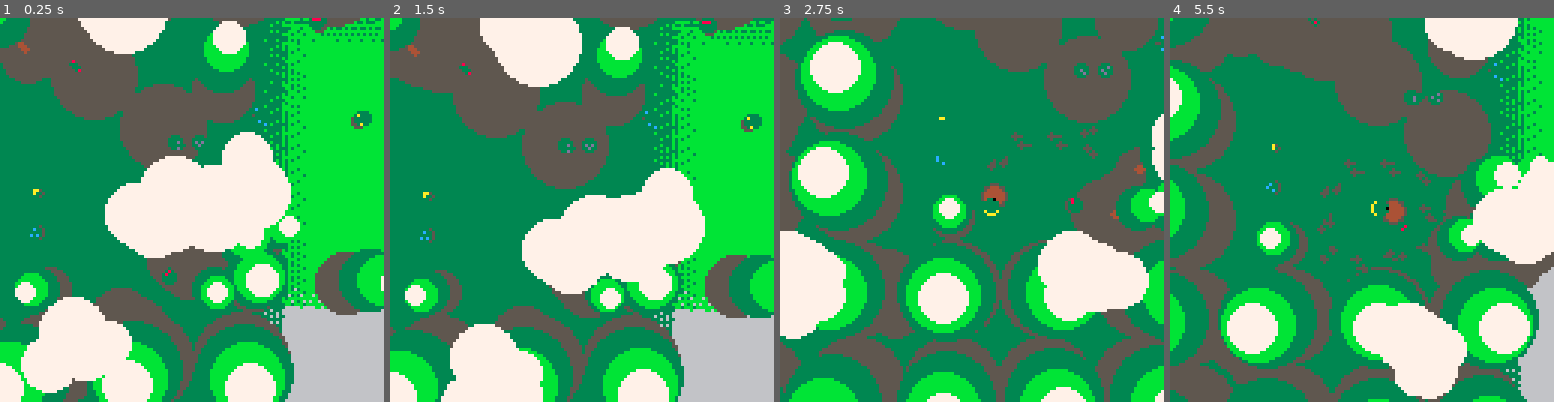
Above: before the commit, frames 1-4 (left to right).
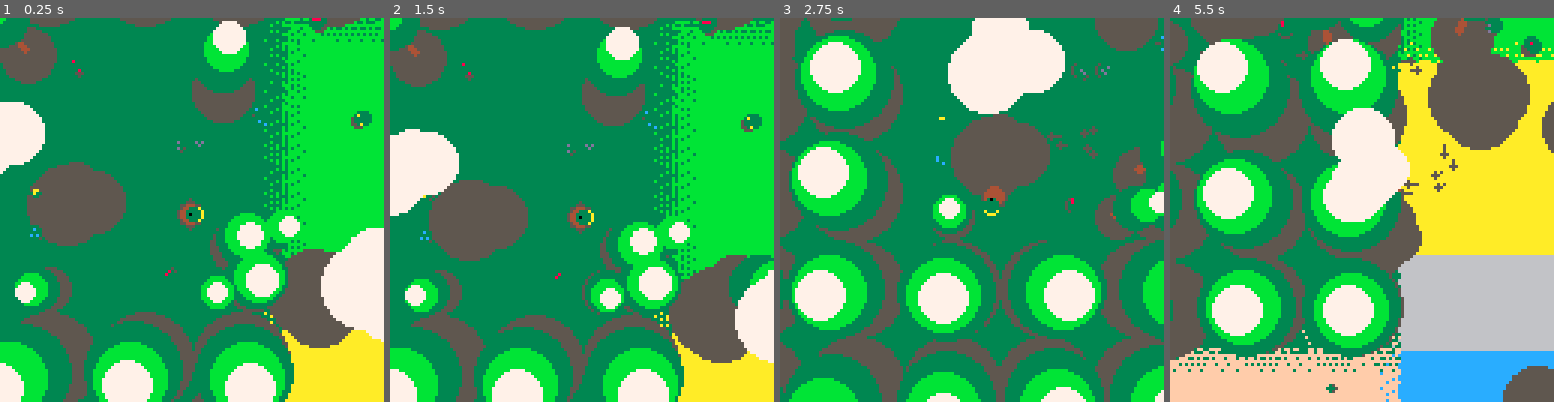
Above: after the commit, the same moments.

Repository: seleb/DuckDuckOnTheLoose
Game: PICO-8 cartridge forest.p8
The game is run twice, just before and just after one commit, with the same random seed, the same clock (stepped at 60 frames per second) and the same inputs.
Inputs:
- Up to frame 1 (0.25 s): no input
- Up to frame 2 (1.5 s): tap O (Z key) at 0.33, 0.7, 1.43 s; tap X (X key) at 1.07 s
- Up to frame 3 (2.75 s): hold Left 1.97-2.37 s; tap X (X key) at 2.07, 2.4, 2.73 s; tap O (Z key) at 2.22 s; hold Down from 2.42 s (still down)
- Up to frame 4 (5.5 s): release Down at 2.82 s; hold Right 2.87-3.53 s; tap X (X key) every 0.33 s from 3.07 to 5.4 s; tap O (Z key) at 3.1, 3.98, 4.87 s; hold Up 3.58-4.08 s; hold Right 4.13-4.53 s; hold Down 4.58-5.08 s; hold Left from 5.13 s (still down)

The runs differ from the first frame. In frame 1, 42% of the frame differs, in the area x 0-100%, y 0-100%; in frame 2, 40%; in frame 3, 22%; in frame 4, 80%.

Commit message:
misc update
-started a rough proper map layout
-footstep sfx don't play if pressing opposing directions
-pink is used instead of black for transparency

Diff:
--- a/forest.p8
+++ b/forest.p8
@@ -76,6 +76,8 @@
 function _init()
  --srand(10) --for testing
  seed=rnd()
+ palt(0,0)
+ palt(14,1)
 
  shadow_offset=v_normalize({2,3})
 
@@ -97,7 +99,8 @@
  for i=0,15 do
   add_biome(i,{0,0},{0,0,{}},false,{true,3})
  end
- add_biome(0,{0,0},{0,0,{}},true,{true,0})
+ add_biome(14,{0,0},{0,0,{}},true,{true,0})
+ add_biome(1,{0,0},{0,0,{}},true,{false,1})
  add_biome(12,{0,0},{0,0,{}},false,{false,1})
  add_biome(3,{0.25,0.5},{0.5,05,{8,12,13,10}},true,{true,0})
  add_biome(4,{0,0},{0,0,{}},true,{true,3})
@@ -175,8 +178,8 @@
 
  -- clouds init
  for i=1,range(clouds.count_range) do
-  local x=rnd(clouds.w)-rnd(clouds.w)
-  local y=rnd(clouds.h)-rnd(clouds.h)
+  local x=rnd(clouds.w*2)
+  local y=rnd(clouds.h*2)
   local r=0
   for j=1,range(clouds.cluster_range) do
    local c={}
@@ -214,6 +217,9 @@
  srand(c.seed)
 
  c.c=sget(x,y+64)
+ if x<0 or x>127 or y<0 or y>63 then
+  c.c=14
+ end
  c.biome=biomes[c.c]
 
  -- get colours for edge transition
@@ -222,7 +228,10 @@
   c.edges[u]={}
  for v=-1,1 do
   c.edges[u][v]=sget(x+u,y+v+64)
-  if c.edges[u][v]==0 then
+  if x+u<0 or x+u>127 or y+v<0 or y+v>63 then
+   c.edges[u][v]=14
+  end
+  if c.edges[u][v]==14 then
    c.edges[u][v]=3
   end
  end
@@ -234,7 +243,7 @@
 
  c.bushes={}
 
- if c.c==0 then
+ if c.c==14 then
   -- boundaries
   c.c=3
   local t={}
@@ -396,7 +405,10 @@
 end
 
 function update_footprints()
- if btn() > 0 then
+ if
+  btn(0) != btn(1) or
+  btn(2) != btn(3)
+ then
   if stat(16) != p.cell.biome.foot_sfx then
    sfx(p.cell.biome.foot_sfx,0)
   end
Not shown, changed: 128 lines of the sprite sheet (__gfx__) section of forest.p8
Not shown, changed: the sound effects (__sfx__) section of forest.p8
